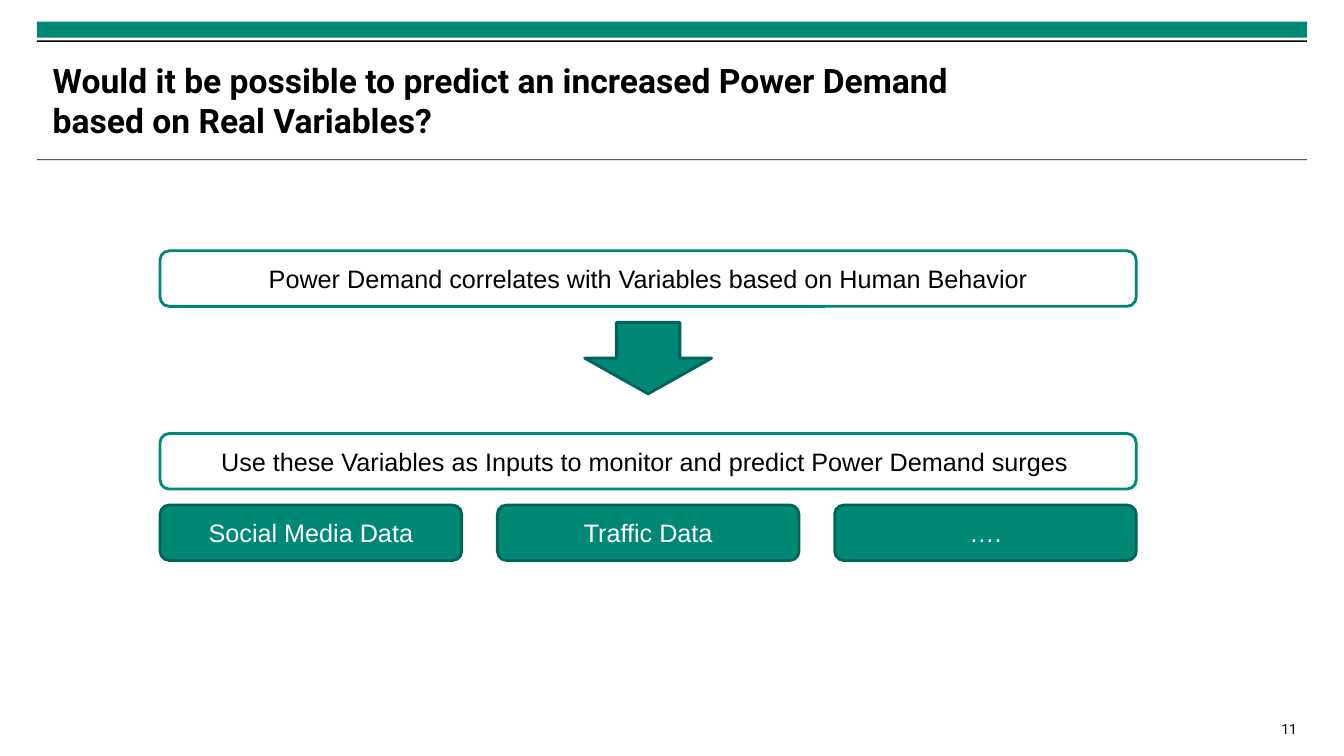
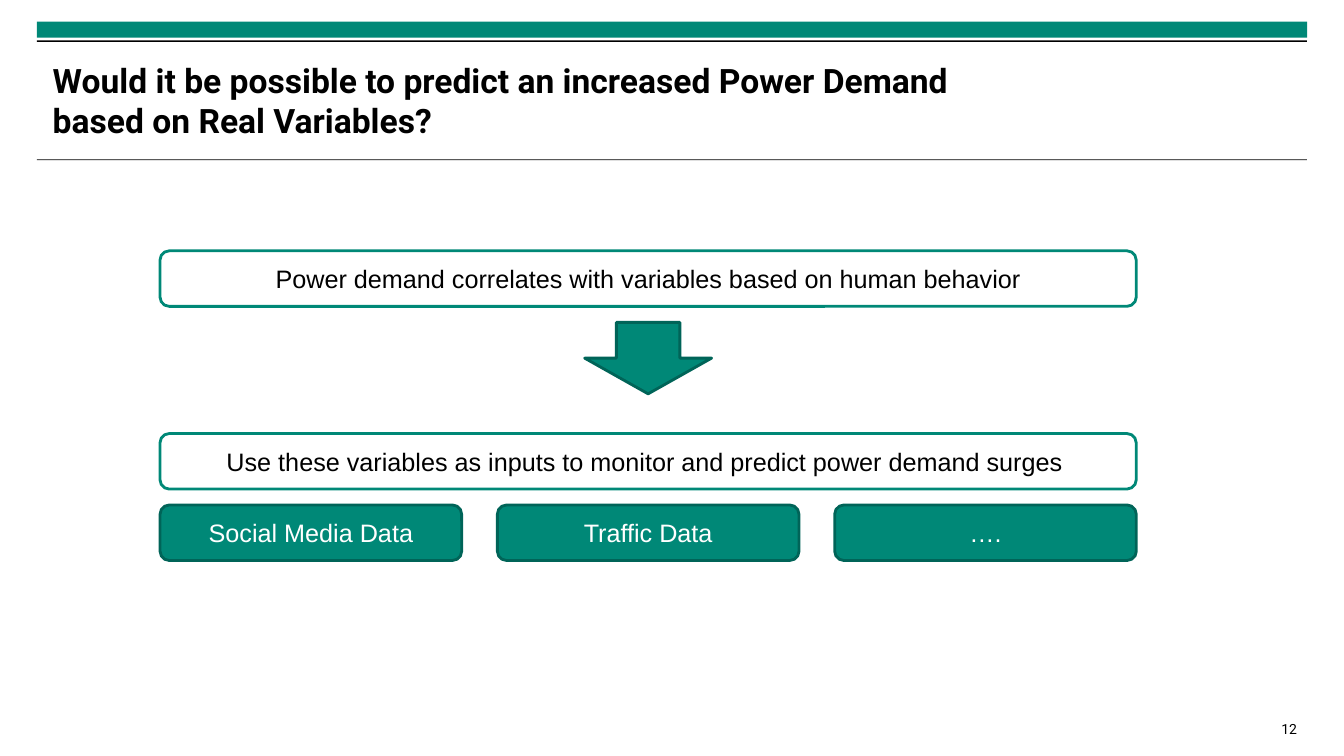
Before and after one commit to isabella-grieser/Modeling-and-Monitoring-Social-Media-Dynamics-to-predict-Electricity-Demand-Peaks, a slide deck: slide 12 of presentations/Zwischenpräsentation.pptx (slide 11 before the commit). Drawn at 1344x756 pixels with LibreOffice and Linux fonts; fonts in the diff are those of the drawing; background and template pictures are left out. Boxes give left, top, right and bottom in pixels: in the first picture for what was removed or moved away, otherwise in the second. Text is boxed around its words. In the diff, an @@ line names an element or a change of style, - is before the commit and + after.

```diff
--- a/presentations/Zwischenpräsentation.pptx
+++ b/presentations/Zwischenpräsentation.pptx
@@ text in rounded rectangle at [276, 269, 1021, 289]: text changed @@
-Power Demand correlates with Variables based on Human Behavior
+Power demand correlates with variables based on human behavior
@@ text in rounded rectangle at [226, 452, 1063, 477]: text changed @@
-Use these Variables as Inputs to monitor and predict Power Demand surges
+Use these variables as inputs to monitor and predict power demand surges
@@ page number at [1281, 724, 1297, 734]: text changed @@
-11
+12
```
Also in this commit, not shown: 11 other slides changed, 1 slide added, 9 other files.
